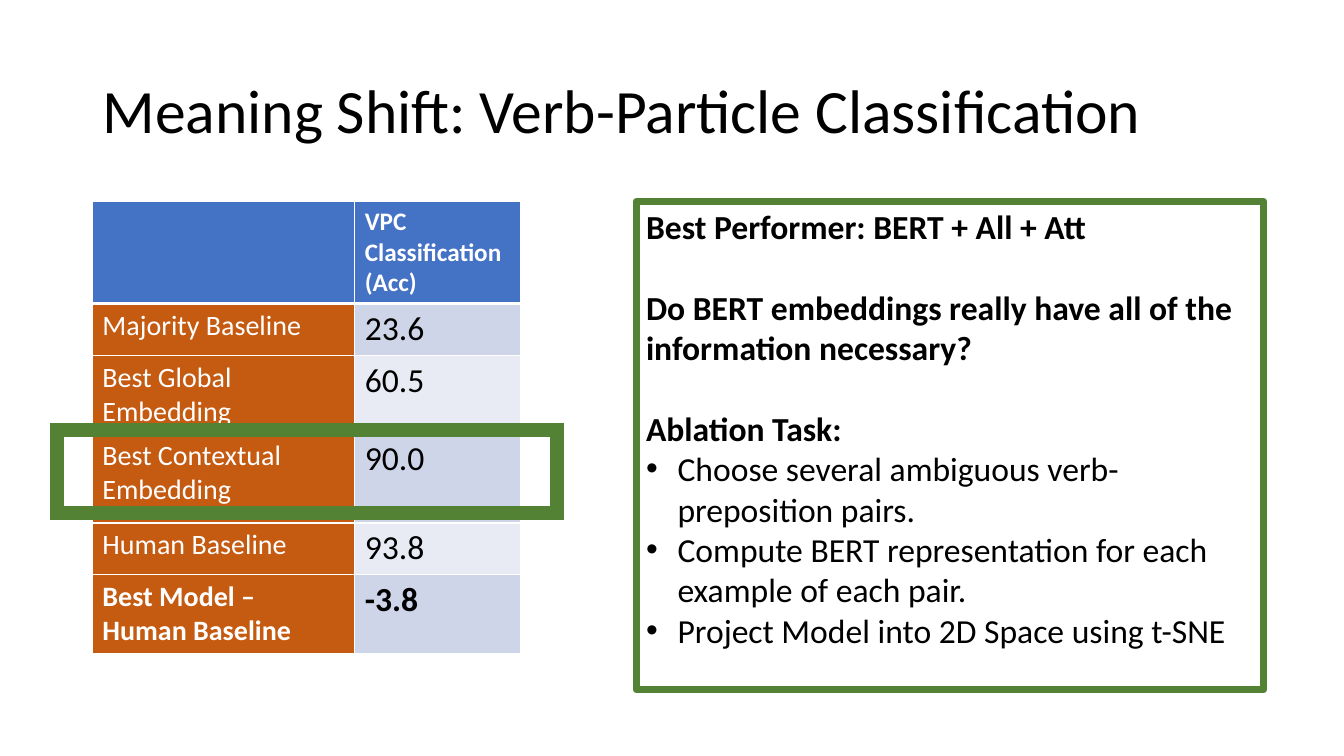
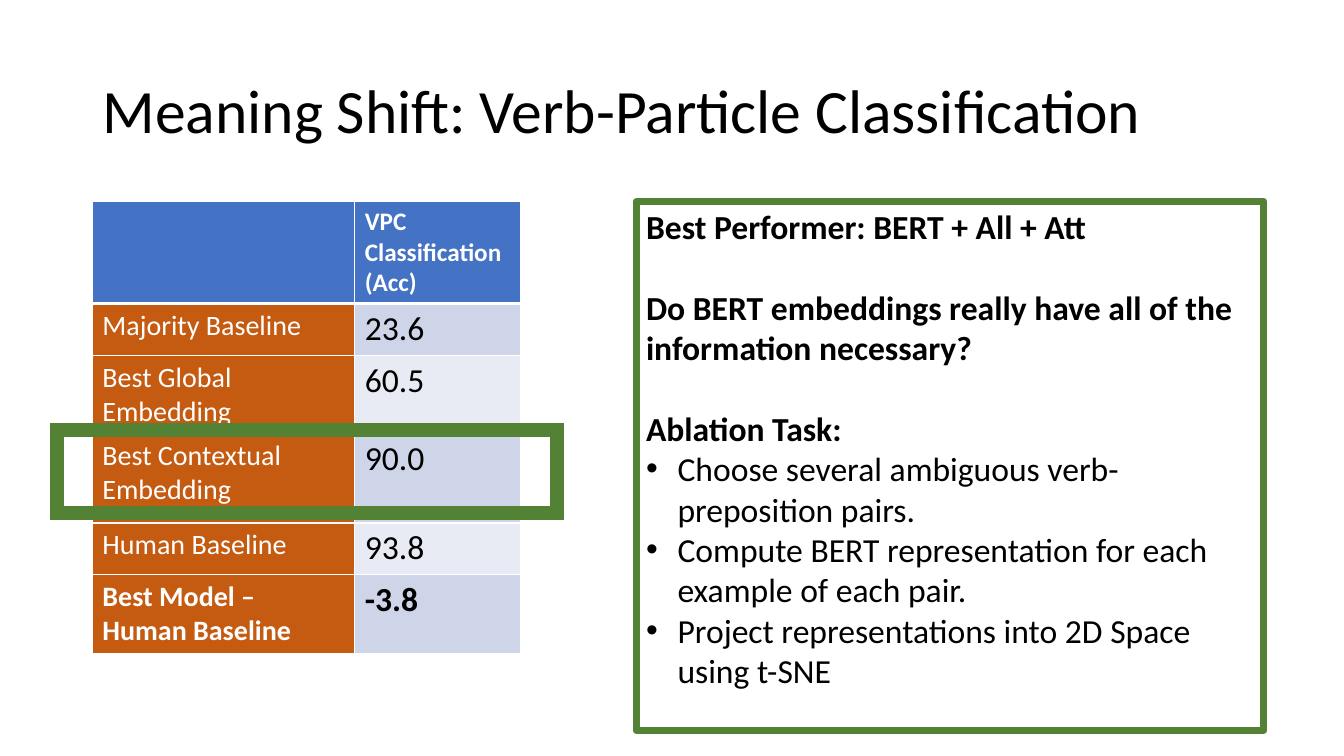
Before and after one commit to spacemanidol/AnalyzingNeuralLanguageModelsGroup1, a slide deck: slide 50 of PaperPresentation02202020.pptx (slide 53 before the commit). Drawn at 1344x756 pixels with LibreOffice and Linux fonts; fonts in the diff are those of the drawing. Boxes give left, top, right and bottom in pixels: in the first picture for what was removed or moved away, otherwise in the second. Text is boxed around its words. In the diff, an @@ line names an element or a change of style, - is before the commit and + after.

```diff
--- a/PaperPresentation02202020.pptx
+++ b/PaperPresentation02202020.pptx
@@ rectangle "Best Performer: BERT + All ...": place and size @@
-rectangle "Best Performer: BERT + All ..." at box(636, 202, 1264, 691)
+rectangle "Best Performer: BERT + All ..." at box(636, 202, 1264, 731)
@@ text in rectangle at box(678, 619, 1190, 689): text changed @@
-• Project Model into 2D Space using t-SNE
+• Project representations into 2D Space using t-SNE
```
Also in this commit, not shown: 18 other slides changed, 22 slides added, 11 slides removed.
